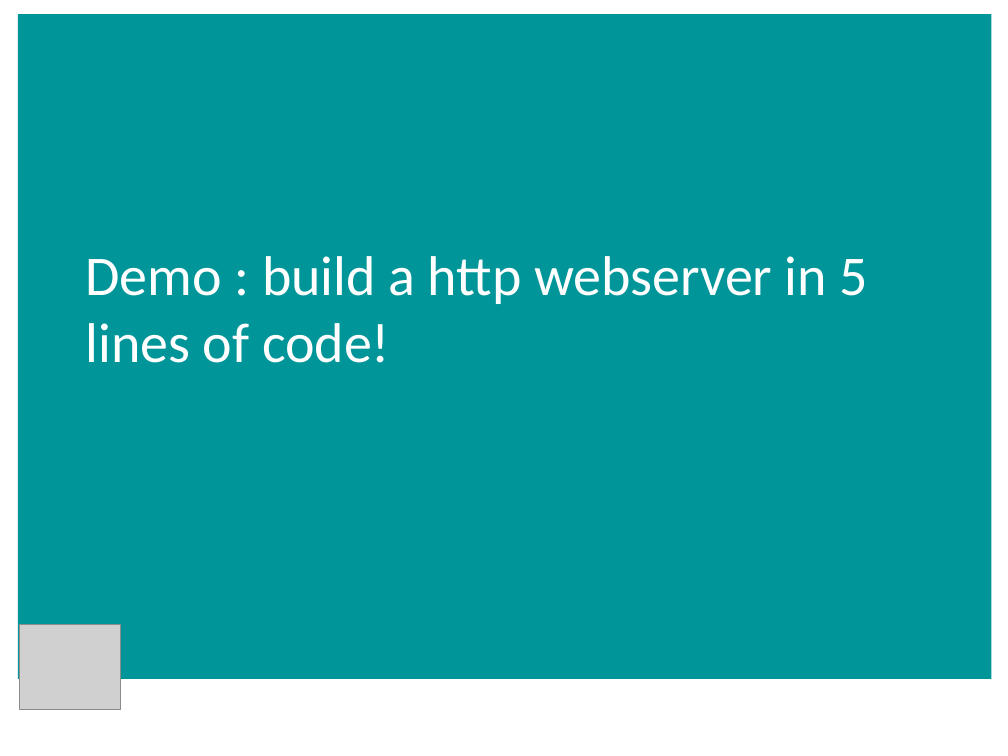
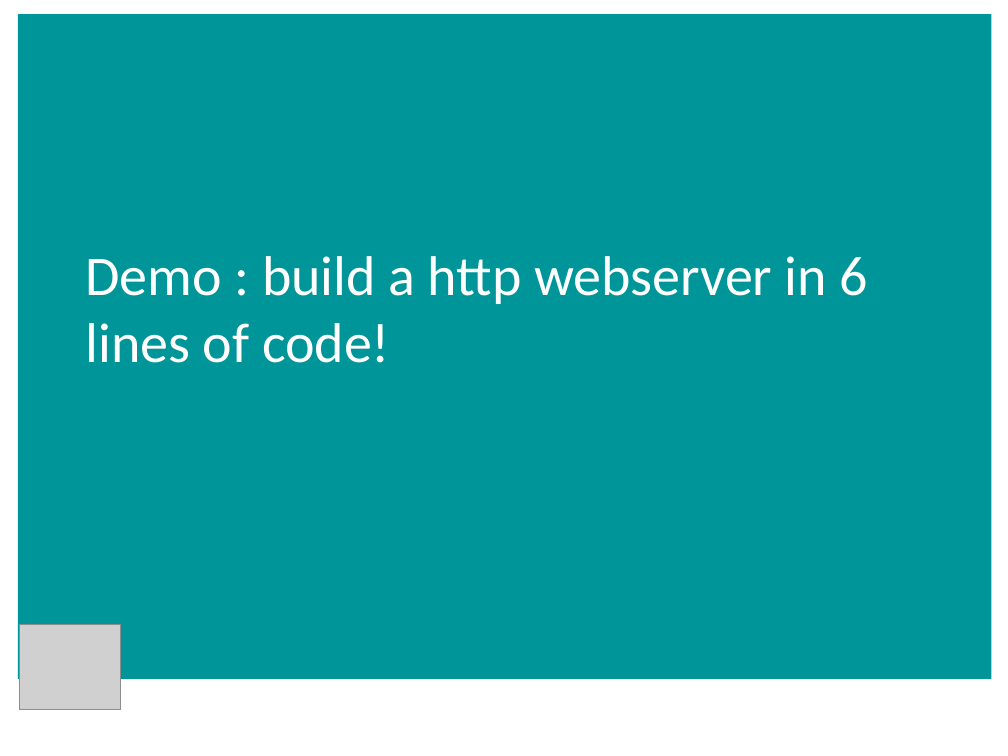
Before and after one commit to aidancasey/AzureNodeChatClient, a slide deck: slide 10 of presentation/Building Node.js Applications on Windows Azure.pptx. Drawn at 1008x756 pixels with LibreOffice and Linux fonts; fonts in the diff are those of the drawing; grey boxes stand for pictures; background and template pictures are left out. Boxes give left, top, right and bottom in pixels: in the first picture for what was removed or moved away, otherwise in the second. Text is boxed around its words. In the diff, an @@ line names an element or a change of style, - is before the commit and + after.

```diff
--- a/presentation/Building Node.js Applications on Windows Azure.pptx
+++ b/presentation/Building Node.js Applications on Windows Azure.pptx
@@ title at (86, 256, 868, 363): text changed @@
-Demo : build a http webserver in 5 lines of code!
+Demo : build a http webserver in 6 lines of code!
```
Also in this commit, not shown: 8 other slides changed, 4 other files.
